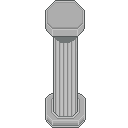
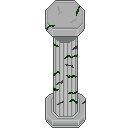
Layer changes from the first (128, 128) image to the second:
added layer "Detail3" above "Detail2" over left=57, top=6, right=77, bottom=23
added layer "Detail2" above "Detail1" over left=56, top=45, right=86, bottom=105
added layer "Detail1" above "Fundament" over left=46, top=6, right=81, bottom=104
